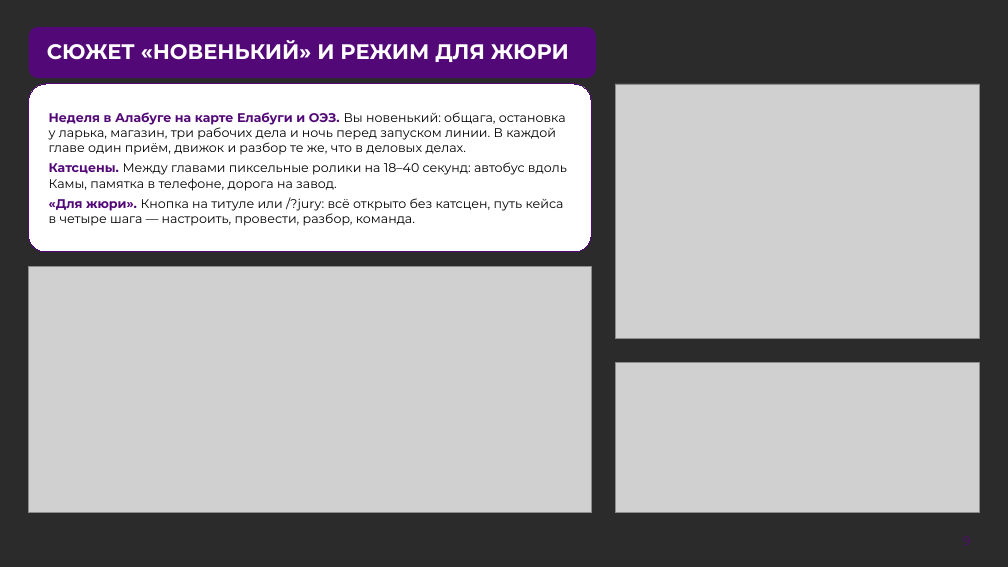
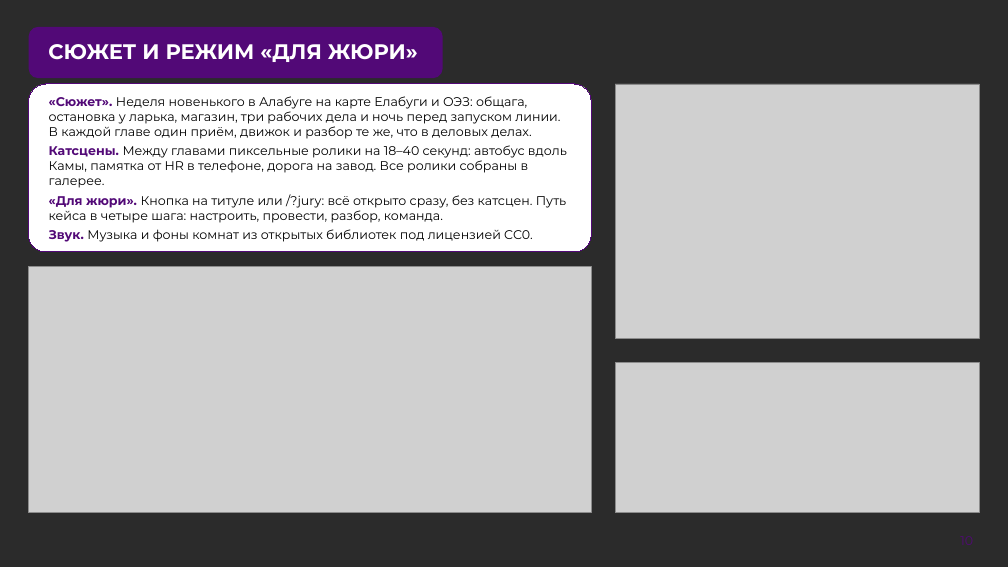
Before and after one commit to 57lol/arena-peregovorov, a slide deck: slide 10 of docs/presentation.pptx (slide 9 before the commit). Drawn at 1008x567 pixels with LibreOffice and Linux fonts; fonts in the diff are those of the drawing; grey boxes stand for pictures; background and template pictures are left out; a plain dark background stands for a picture behind light text. Boxes give left, top, right and bottom in pixels: in the first picture for what was removed or moved away, otherwise in the second. Text is boxed around its words. In the diff, an @@ line names an element or a change of style, - is before the commit and + after.

Commit message:
Презентация: вёрстка по шаблону ЛЦТ и актуальное содержание
Починил фото и скрины (плейсхолдеры теряли размеры), плашки заголовков, график поведения, квадраты на слайде про ход, заливку карточек. Добавил слайды «Как проверить за 5 минут» и «Голос и звук», обновил тексты: живые голоса и фразы-паузы, звук CC0, катсцены и галерея, режимы «Сюжет» и «Для жюри», кабинет руководителя, лаборатория, суточный бюджет, 314+ тестов. В репо — версия без ключа и пароля.

```diff
--- a/docs/presentation.pptx
+++ b/docs/presentation.pptx
@@ rounded rectangle: place and size @@
-rounded rectangle at [29,26,597,78]
+rounded rectangle at [29,26,443,78]
@@ title at [48,44,418,62]: text changed @@
-СЮЖЕТ «НОВЕНЬКИЙ» И РЕЖИМ ДЛЯ ЖЮРИ
+СЮЖЕТ И РЕЖИМ «ДЛЯ ЖЮРИ»
@@ text at [49,96,567,242]: text changed @@
-Неделя в Алабуге на карте Елабуги и ОЭЗ. Вы новенький: общага, остановка у ларька, магазин, три рабочих дела и ночь перед запуском линии. В каждой главе один приём, движок и разбор те же, что в деловых делах.
-Катсцены. Между главами пиксельные ролики на 18–40 секунд: автобус вдоль Камы, памятка в телефоне, дорога на завод.
-«Для жюри». Кнопка на титуле или /?jury: всё открыто без катсцен, путь кейса в четыре шага — настроить, провести, разбор, команда.
+«Сюжет». Неделя новенького в Алабуге на карте Елабуги и ОЭЗ: общага, остановка у ларька, магазин, три рабочих дела и ночь перед запуском линии. В каждой главе один приём, движок и разбор те же, что в деловых делах.
+Катсцены. Между главами пиксельные ролики на 18–40 секунд: автобус вдоль Камы, памятка от HR в телефоне, дорога на завод. Все ролики собраны в галерее.
+«Для жюри». Кнопка на титуле или /?jury: всё открыто сразу, без катсцен. Путь кейса в четыре шага: настроить, провести, разбор, команда.
+Звук. Музыка и фоны комнат из открытых библиотек под лицензией CC0.
@@ page number at [944,526,990,556]: text changed @@
-9
+10
```
Also in this commit, not shown: 15 other slides changed, 2 slides added, 1 other file.
